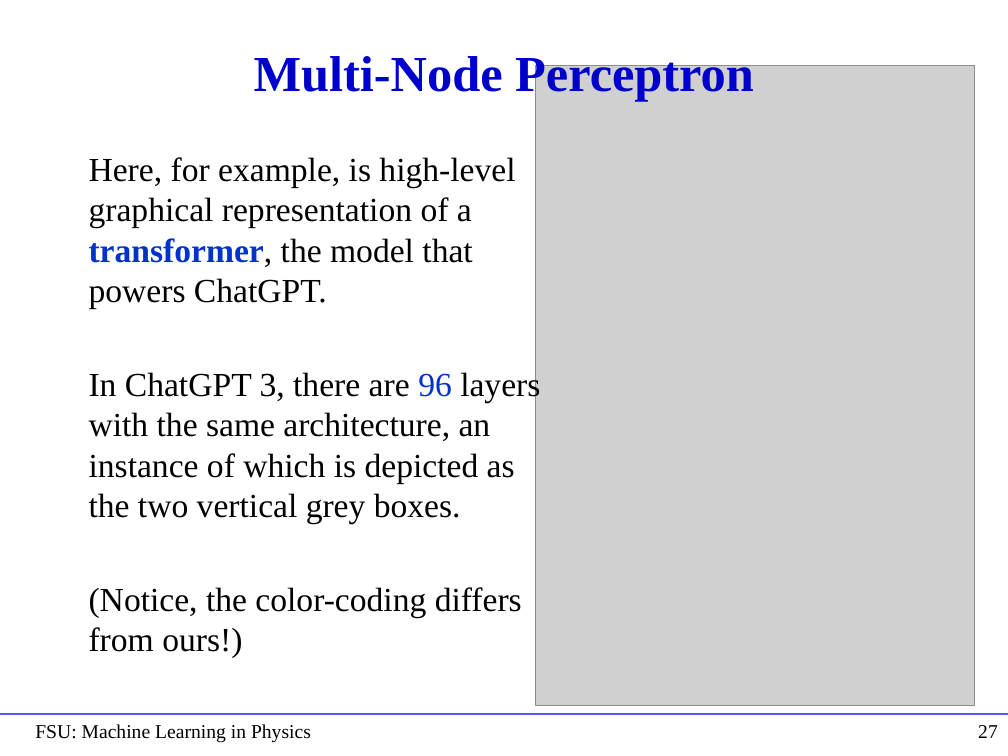
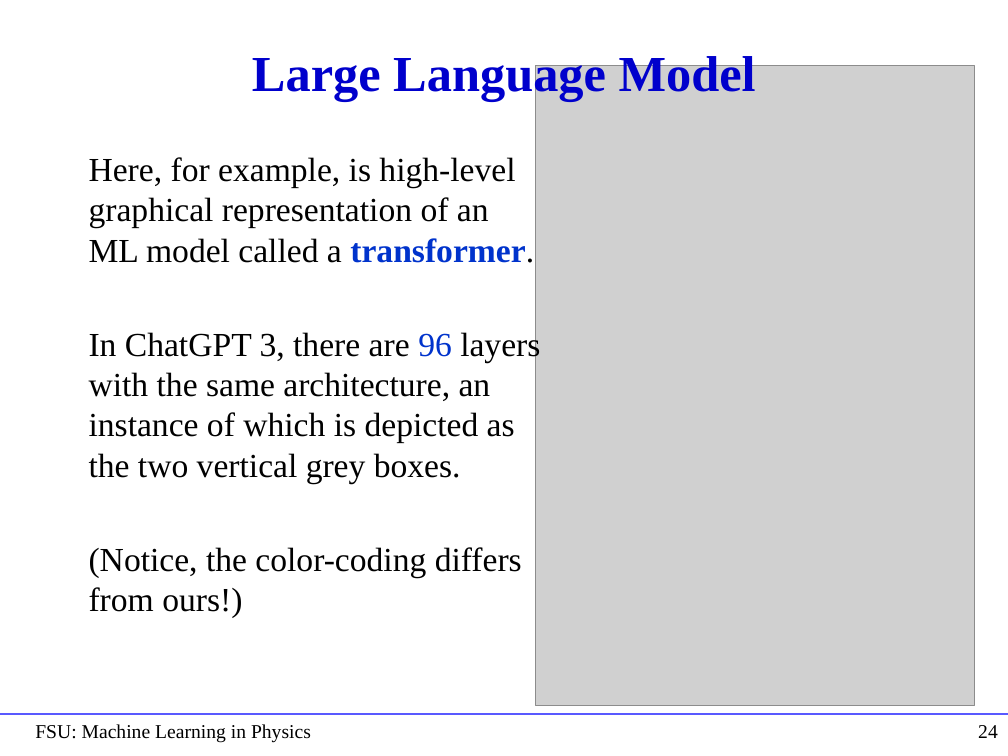
Before and after one commit to hbprosper/mlinphysics, a slide deck: slide 24 of Lectures/01.Foundations/Lecture01.pptx (slide 27 before the commit). Drawn at 1008x756 pixels with LibreOffice and Linux fonts; fonts in the diff are those of the drawing; grey boxes stand for pictures. Boxes give left, top, right and bottom in pixels: in the first picture for what was removed or moved away, otherwise in the second. Text is boxed around its words. In the diff, an @@ line names an element or a change of style, - is before the commit and + after.

```diff
--- a/Lectures/01.Foundations/Lecture01.pptx
+++ b/Lectures/01.Foundations/Lecture01.pptx
@@ title at (x1=252, y1=52, x2=756, y2=102): text changed @@
-Multi-Node Perceptron
+Large Language Model
@@ text at (x1=89, y1=157, x2=534, y2=263): text changed @@
-Here, for example, is high-level graphical representation of a transformer, the model that powers ChatGPT.
+Here, for example, is high-level graphical representation of an ML model called a transformer.
@@ page number at (x1=978, y1=725, x2=998, y2=738): text changed @@
-27
+24
```
Also in this commit, not shown: 5 other slides changed, 3 slides added, 6 slides removed, 8 other files.
